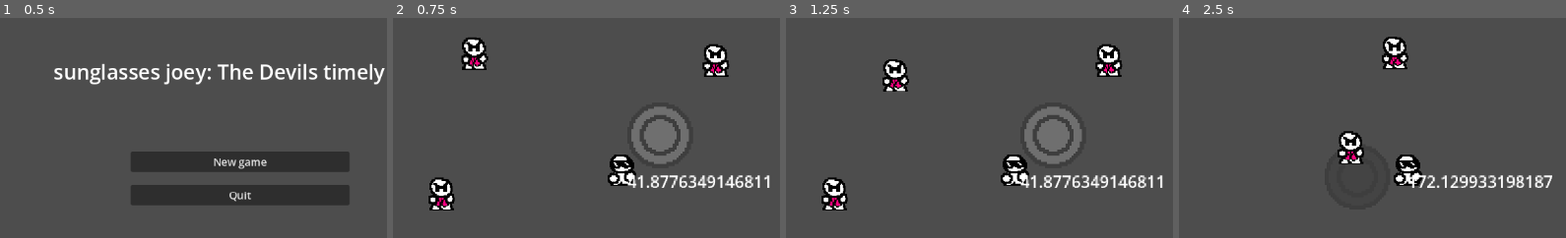
Above: before the commit, frames 1-4 (left to right).
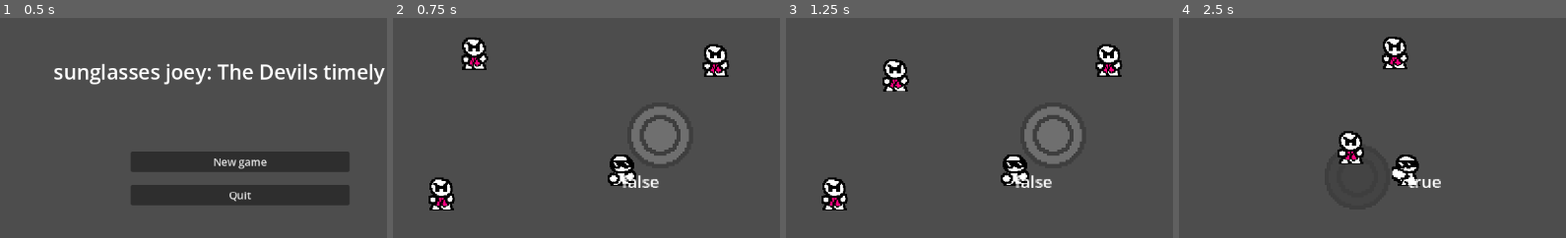
Above: after the commit, the same moments.

Repository: Daxlate/SunglassesJoey
Game: Godot game, scene res://scenes/Main menu/main_menu.tscn
The game is run twice, just before and just after one commit, with the same random seed, the same clock (stepped at 60 frames per second) and the same inputs.
Inputs (mouse positions are % of the whole screen's width and height, from its top left):
- Up to frame 1 (0.5 s): no input
- Up to frame 2 (0.75 s): click "New game" at 0.5 s
- Up to frame 3 (1.25 s): no input
- Up to frame 4 (2.5 s): move the mouse to (73, 45) at 1.27 s; press the mouse at (73, 45) at 1.28 s; hold D (MoveRight) 1.28-2.03 s; move the mouse to (30, 55) at 2.02 s; release the mouse at (30, 55) at 2.03 s; hold S (MoveDown) from 2.03 s (still down); click (30, 55) at 2.1 s
The pictures show only the part of the screen within x 21-71%, y 15-65%; the shares and areas given below are measured in that part.

Frame 1 is identical in both runs. In frame 2, 1.2% of the frame differs, in the area x 59-98%, y 71-78%; in frame 3, 1.2%; in frame 4, 1.6%, in the area x 54-97%, y 62-78%.
Error before the commit: Attempt to call function 'has_method' in base 'null instance' on a null instance. (res://area_2d.gd:13)

Commit message:
punchesanim

Diff:
--- a/JoeyMovement.gd
+++ b/JoeyMovement.gd
@@ -7,7 +7,7 @@
 	var usable_angle = rad_to_deg(angle_to_mouse)
 	var final_vector = Vector2.from_angle(angle_to_mouse) * 50
 	$Crosshair.position = final_vector
-	$Label.text = str(usable_angle)
+	$Label.text = str(is_punch)
 
 
 func _physics_process(delta):
@@ -15,7 +15,7 @@
 	velocity = direction * 300
 	move_and_slide()
 	if is_punch:
-		pass
+		Punchanim()
 	else:
 		if velocity.length() > 0.0:
 			Walkanim()
--- a/area_2d.gd
+++ b/area_2d.gd
@@ -1,7 +1,7 @@
 extends Area2D
 var enemy_in_area
 var cooldown = false
-var joey = get_parent()
+@onready var joey = get_parent()
 
 func _process(delta):
 	var enemies_in_range = get_overlapping_bodies()
@@ -10,8 +10,7 @@
 		if (Input.is_action_pressed("shoot") && cooldown == false):
 			cooldown = true
 			$Timer.start()
-			if joey.has_method("take_damage"):
-				joey.take_damage()
+			joey.is_punch = true
 		if cooldown:
 			$Fuckingcirlce.modulate = Color(255.014, 255.014, 0.0, 0.196)
 	else:
@@ -23,3 +22,4 @@
 
 func _on_timer_timeout() -> void:
 	cooldown = false
+	joey.is_punch = false
--- a/scenes/Sunglassesjoey.tscn
+++ b/scenes/Sunglassesjoey.tscn
@@ -2,8 +2,10 @@
 
 [ext_resource type="Script" uid="uid://befu45eqrn6rr" path="res://JoeyMovement.gd" id="1_lc3ti"]
 [ext_resource type="Texture2D" uid="uid://dlqna42146gfm" path="res://Sprites/SJplaceholder.png" id="2_lc3ti"]
+[ext_resource type="Texture2D" uid="uid://mpwc4ad4qgys" path="res://Sprites/SJplaceholderpunch1.png" id="3_7aqps"]
 [ext_resource type="Texture2D" uid="uid://cmcgv2n3aafml" path="res://Sprites/SJplaceholder2.png" id="3_g85nd"]
 [ext_resource type="PackedScene" uid="uid://b2opxkkf3uli" path="res://scenes/crosshair.tscn" id="4_g85nd"]
+[ext_resource type="Texture2D" uid="uid://cbycfjthsdjys" path="res://Sprites/SJplaceholderpunch2.png" id="4_hyixy"]
 
 [sub_resource type="AtlasTexture" id="AtlasTexture_5vvpy"]
 atlas = ExtResource("2_lc3ti")
@@ -21,6 +23,17 @@
 }],
 "loop": 1,
 "name": &"default",
+"speed": 5.0
+}, {
+"frames": [{
+"duration": 1.0,
+"texture": ExtResource("3_7aqps")
+}, {
+"duration": 1.0,
+"texture": ExtResource("4_hyixy")
+}],
+"loop": 1,
+"name": &"punch",
 "speed": 5.0
 }, {
 "frames": [{
@@ -48,7 +61,8 @@
 
 [node name="AnimatedSprite2D" type="AnimatedSprite2D" parent="." unique_id=2092795412]
 sprite_frames = SubResource("SpriteFrames_7rn7r")
-animation = &"walk"
+animation = &"punch"
+frame_progress = 0.51455003
 
 [node name="Label" type="Label" parent="." unique_id=1842232647]
 offset_right = 40.0
--- a/scenes/crosshair.tscn
+++ b/scenes/crosshair.tscn
@@ -21,6 +21,7 @@
 texture = ExtResource("2_qnjby")
 
 [node name="Timer" type="Timer" parent="." unique_id=191610982]
+wait_time = 0.5
 
 [connection signal="body_entered" from="." to="." method="_on_body_entered"]
 [connection signal="timeout" from="Timer" to="." method="_on_timer_timeout"]
